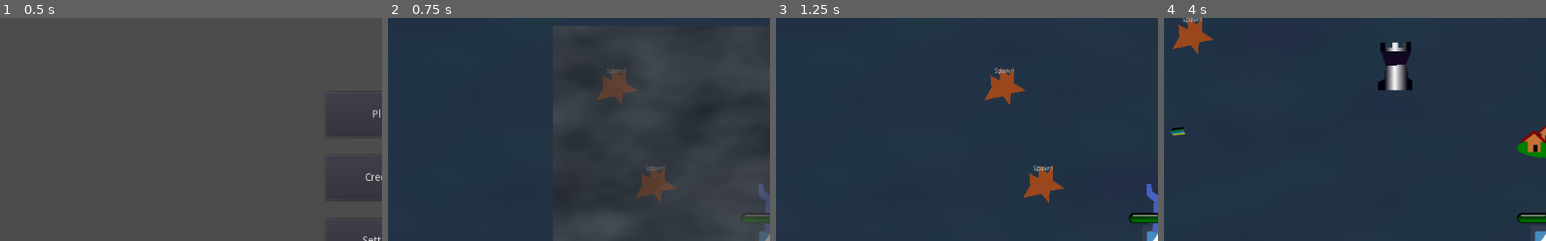
Above: before the commit, frames 1-4 (left to right).
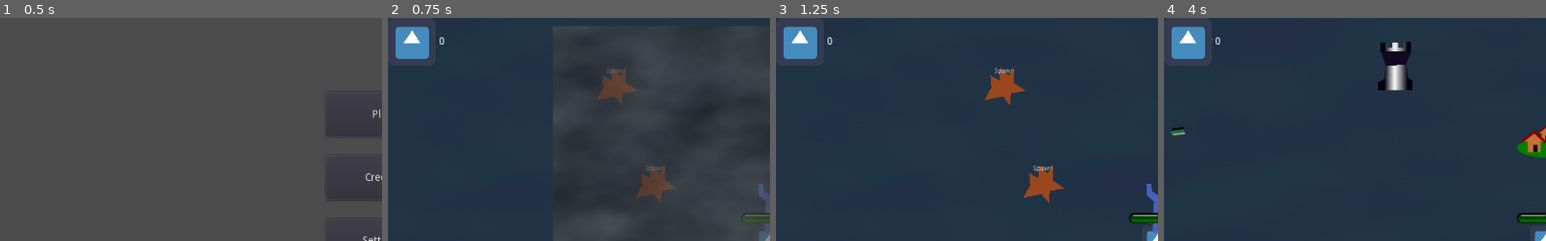
Above: after the commit, the same moments.

Repository: smclaughlan/GWJ52
Game: Godot game, scene res://Main.tscn
The game is run twice, just before and just after one commit, with the same random seed, the same clock (stepped at 60 frames per second) and the same inputs. The engine's default icon, where the game draws it, is replaced by a stand-in: a white triangle on a blue panel in a dark square.
Inputs (mouse positions are % of the whole screen's width and height, from its top left):
- Up to frame 1 (0.5 s): no input
- Up to frame 2 (0.75 s): click "Play" at 0.5 s
- Up to frame 3 (1.25 s): no input
- Up to frame 4 (4 s): click (39, 94) at 1.27 s; tap Enter at 2 s; move the mouse to (72, 45) at 2.02 s; hold Right (ui_right) 2.03-2.78 s; hold G (build) 2.03-2.78 s; move the mouse to (30, 55) at 2.77 s; hold Down (ui_down) 2.78-3.53 s; tap Space (shoot) at 2.85 s; move the mouse to (60, 28) at 3.52 s; hold Right (ui_right) from 3.53 s (still down); tap B (toggle_towerbuild) at 3.6 s
The pictures show only the part of the screen within x 0-50%, y 0-50%; the shares and areas given below are measured in that part.

Frame 1 is identical in both runs. In frame 2, 1.3% of the frame differs, in the area x 2-15%, y 3-19%; in frame 3, 1.3%; in frame 4, 1.5%, in the area x 2-15%, y 0-19%.

Commit message:
Added an HUD for the currency

Diff:
--- a/GodotProject/Scenes/GUI/HUD.gd
+++ b/GodotProject/Scenes/GUI/HUD.gd
@@ -4,11 +4,11 @@
 # Declare member variables here. Examples:
 # var a = 2
 # var b = "text"
-
+onready var sun_amount = $header/Currency/SunAmount
 
 # Called when the node enters the scene tree for the first time.
 func _ready():
-	pass # Replace with function body.
+	Global.hud = self
 
 
 # Called every frame. 'delta' is the elapsed time since the previous frame.
@@ -21,3 +21,7 @@
 		Global.player.set_tool(action)
 	elif action == "shop":
 		$ShoppingPopupPanel.popup()
+
+
+func update_sun(sun: int) -> void:
+	sun_amount.text = str(sun)
--- a/GodotProject/Scenes/GUI/HUD.tscn
+++ b/GodotProject/Scenes/GUI/HUD.tscn
@@ -11,6 +11,23 @@
 anchor_right = 1.0
 margin_bottom = 50.0
 rect_min_size = Vector2( 0, 50 )
+
+[node name="Currency" type="HBoxContainer" parent="header"]
+margin_right = 76.0
+margin_bottom = 64.0
+alignment = 1
+
+[node name="Icon" type="TextureRect" parent="header/Currency"]
+margin_right = 64.0
+margin_bottom = 64.0
+texture = ExtResource( 1 )
+
+[node name="SunAmount" type="Label" parent="header/Currency"]
+margin_left = 68.0
+margin_top = 25.0
+margin_right = 76.0
+margin_bottom = 39.0
+text = "0"
 
 [node name="Footer" type="MarginContainer" parent="."]
 anchor_top = 1.0
